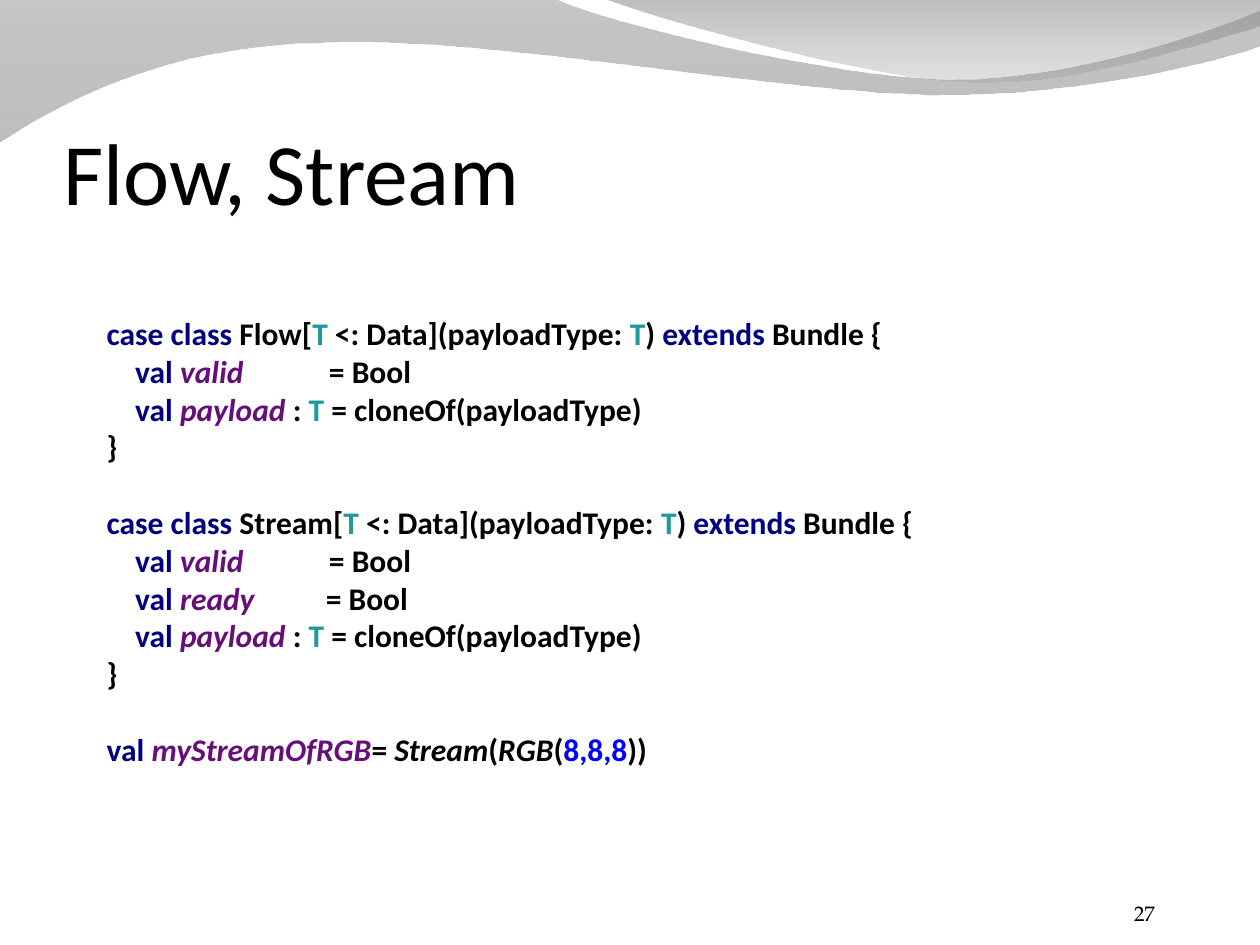
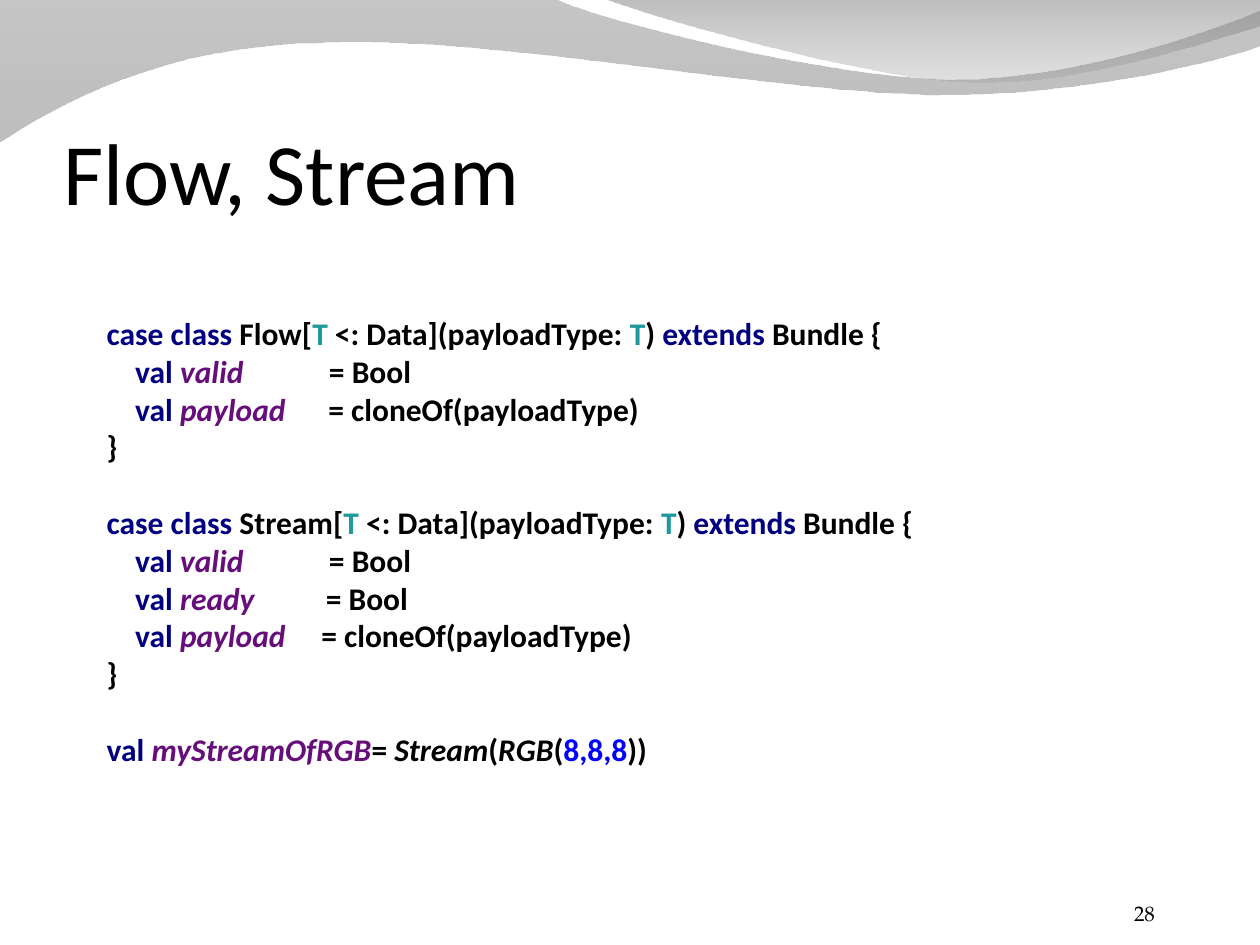
Before and after one commit to SpinalHDL/SpinalDoc, a slide deck: slide 28 of presentation/en/presentation.odp (slide 27 before the commit). Drawn at 1260x945 pixels with LibreOffice and Linux fonts; fonts in the diff are those of the drawing; background and template pictures are left out. Boxes give left, top, right and bottom in pixels: in the first picture for what was removed or moved away, otherwise in the second. Text is boxed around its words. In the diff, an @@ line names an element or a change of style, - is before the commit and + after.

```diff
--- a/presentation/en/presentation.odp
+++ b/presentation/en/presentation.odp
@@ text at (107, 322, 895, 652): text changed @@
-case class Flow[T <: Data](payloadType: T) extends Bundle {
-val valid = Bool
-val payload : T = cloneOf(payloadType)
-}
-case class Stream[T <: Data](payloadType: T) extends Bundle {
-val valid = Bool
-val ready = Bool
-val payload : T = cloneOf(payloadType)
-}
+case class Flow[T <: Data](payloadType: T) extends Bundle {
+val valid = Bool
+val payload = cloneOf(payloadType)
+}
+case class Stream[T <: Data](payloadType: T) extends Bundle {
+val valid = Bool
+val ready = Bool
+val payload = cloneOf(payloadType)
+}
@@ page number at (1134, 906, 1155, 922): text changed @@
-27
+28
```
Also in this commit, not shown: 1 other slide changed, 1 slide added, 5 other files.
